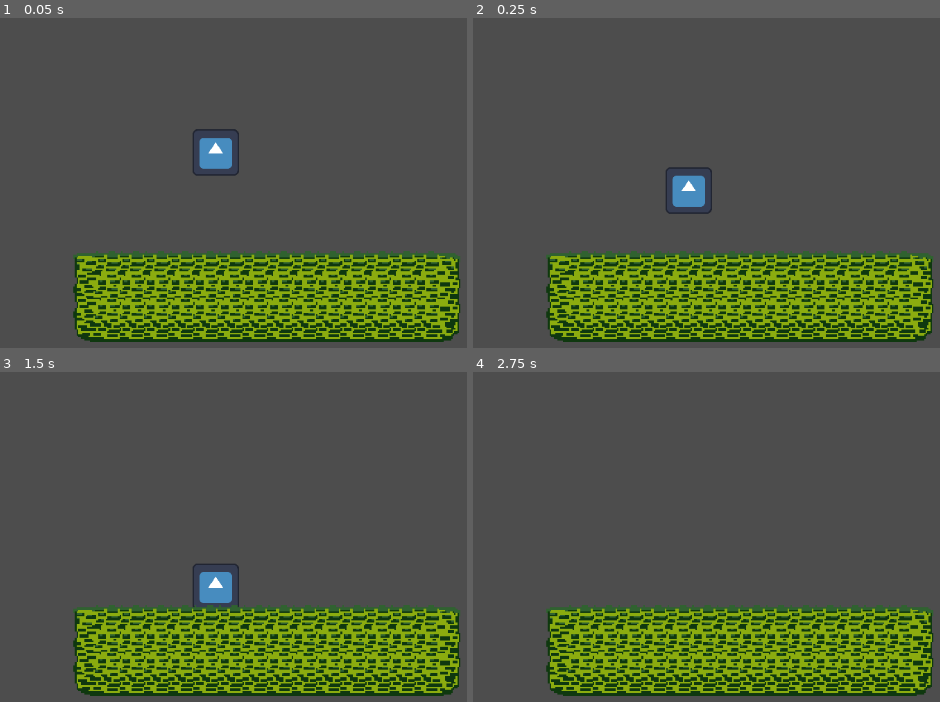
Above: before the commit, frames 1-4 (two rows, left to right).
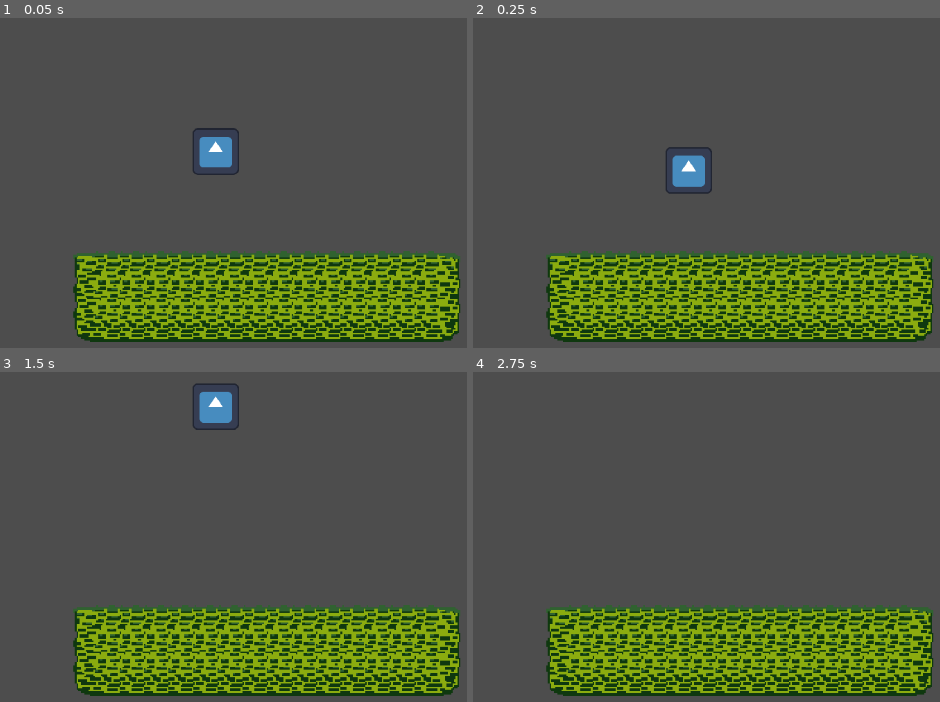
Above: after the commit, the same moments.

Repository: CBurgess97/godot-platformer
Game: Godot game, scene res://Game.tscn
Two runs of this game, one before a commit and one after it. Both use one fixed random seed, a clock stepped at 60 frames per second and the inputs below. This scene is started directly instead of the project's main scene. The engine's default icon, where the game draws it, is replaced by a stand-in: a white triangle on a blue panel in a dark square.
Inputs:
- Up to frame 1 (0.05 s): no input
- Up to frame 2 (0.25 s): no input
- Up to frame 3 (1.5 s): hold Up (ui_up) from 0.53 s (still down)
- Up to frame 4 (2.75 s): release Up (ui_up) at 2.03 s; hold Left (ui_left) from 2.03 s (still down)

The runs differ from the first frame. In frame 1, 0.2% of the frame differs, in the area x 41-51%, y 33-48%; in frame 2, 1.1%; in frame 3, 1.6%, in the area x 41-52%, y 3-72%; in frame 4, nothing differs.

Commit message:
Tweak PlayerMovementComponent Values

Diff:
--- a/Player/player.tscn
+++ b/Player/player.tscn
@@ -22,6 +22,9 @@
 
 [node name="PlayerMovementComponent" type="Node" parent="."]
 script = ExtResource("4_od3ui")
+speed = 600.0
+gravity = 500.0
+friction = 6000.0
 
 [node name="Sprite2D" type="Sprite2D" parent="."]
 scale = Vector2(0.305, 0.305)
